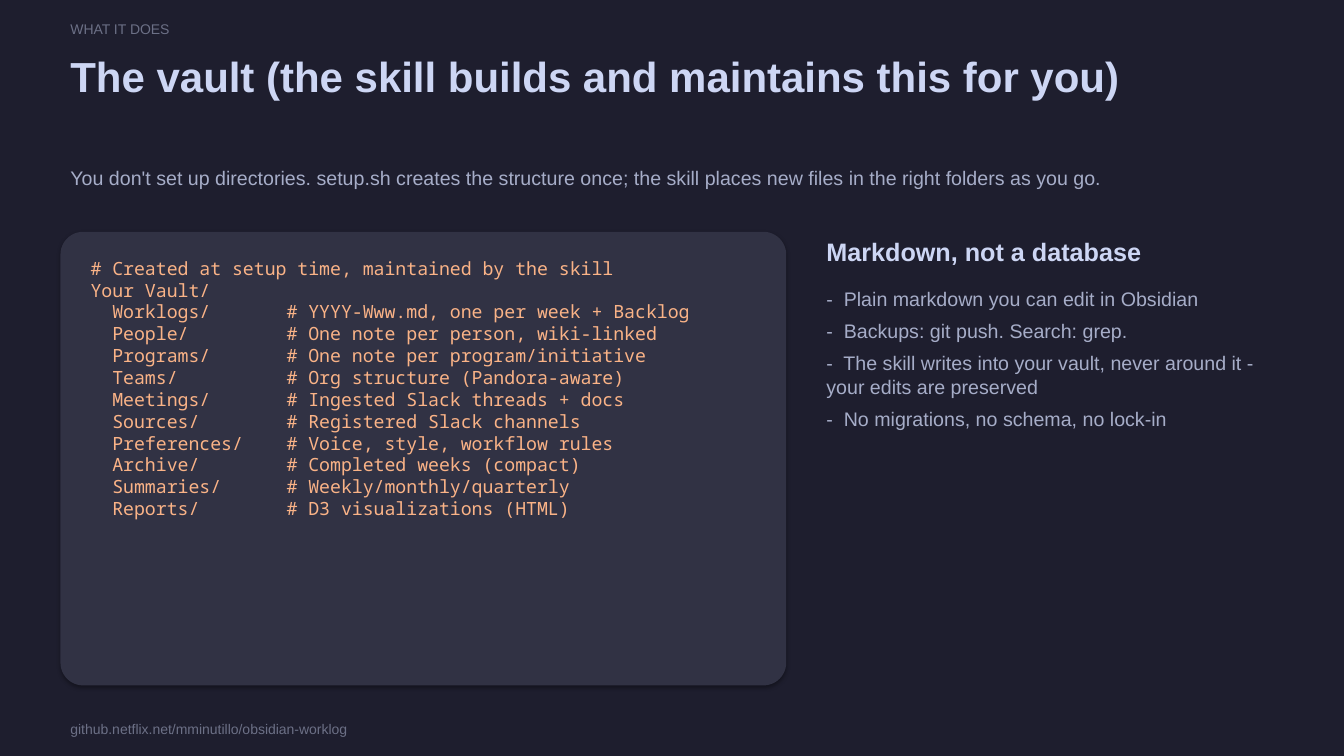
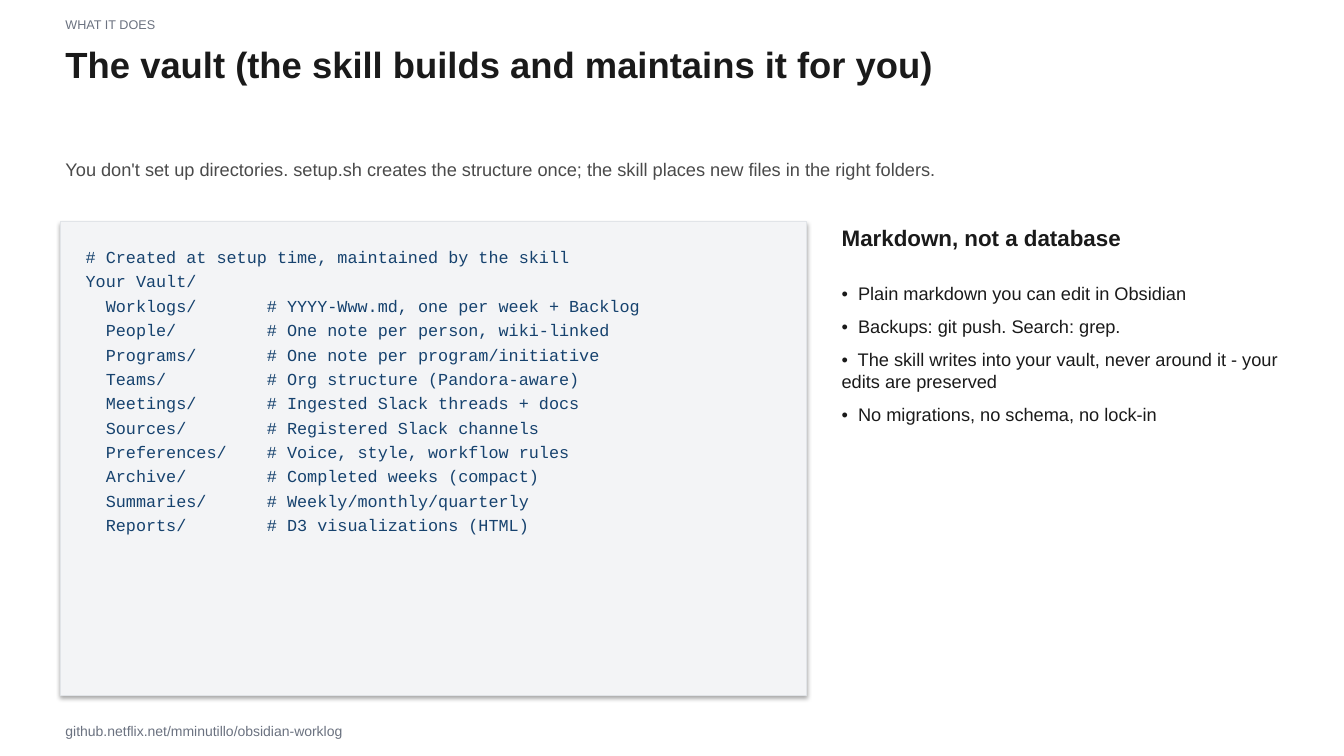
Before and after one commit to menottim/obsidian-worklog, a slide deck: slide 6 of presentation/netflix-workshop.pptx. Drawn at 1344x756 pixels with LibreOffice and Linux fonts; fonts in the diff are those of the drawing. Boxes give left, top, right and bottom in pixels: in the first picture for what was removed or moved away, otherwise in the second. Text is boxed around its words. In the diff, an @@ line names an element or a change of style, - is before the commit and + after.

```diff
--- a/presentation/netflix-workshop.pptx
+++ b/presentation/netflix-workshop.pptx
@@ rectangle removed at box(0, 0, 1344, 756) @@
@@ text "WHAT IT DOES" at box(65, 20, 155, 29): size 10 to 9 pt, text colour #6C7086 to #6B7280 @@
@@ text at box(65, 51, 933, 86): text changed; size 30 to 26 pt; text colour #CDD6F4 to #1A1A1A @@
-The vault (the skill builds and maintains this for you)
+The vault (the skill builds and maintains it for you)
@@ text at box(65, 163, 936, 180): text changed; size 14 to 13 pt; text colour #A6ADC8 to #4A4A4A @@
-You don't set up directories. setup.sh creates the structure once; the skill places new files in the right folders as you go.
+You don't set up directories. setup.sh creates the structure once; the skill places new files in the right folders.
@@ rounded rectangle removed at box(60, 232, 786, 686) @@
@@ rectangle added at box(60, 222, 807, 696), fill #F3F4F6, outline #E1E4E8 0.5 pt @@
@@ text "Markdown, not a database": place and size @@
-text "Markdown, not a database" at box(826, 242, 1141, 265)
+text "Markdown, not a database" at box(842, 229, 1121, 250)
@@ text "Markdown, not a database" at box(842, 229, 1121, 250): size 18 to 16 pt, text colour #CDD6F4 to #1A1A1A @@
@@ text "# Created at setup time, ...": place and size @@
-text "# Created at setup time, ..." at box(91, 261, 689, 520)
+text "# Created at setup time, ..." at box(86, 251, 640, 535)
@@ text "# Created at setup time, ..." at box(86, 251, 640, 535): size 13 to 12 pt, font Noto Sans Mono to Courier New, text colour #FAB387 to #16426E; more space between paragraphs @@
@@ text at box(842, 286, 1277, 425): text changed; size 14 to 13 pt; text colour #A6ADC8 to #1A1A1A @@
-- Plain markdown you can edit in Obsidian
-- Backups: git push. Search: grep.
-- The skill writes into your vault, never around it - your edits are preserved
-- No migrations, no schema, no lock-in
+• Plain markdown you can edit in Obsidian
+• Backups: git push. Search: grep.
+• The skill writes into your vault, never around it - your edits are preserved
+• No migrations, no schema, no lock-in
@@ text "github.netflix.net/mminutillo/obsidian-worklog" at box(65, 726, 342, 739): text colour #6C7086 to #6B7280 @@
```
Also in this commit, not shown: 25 other slides changed, 1 other file.
